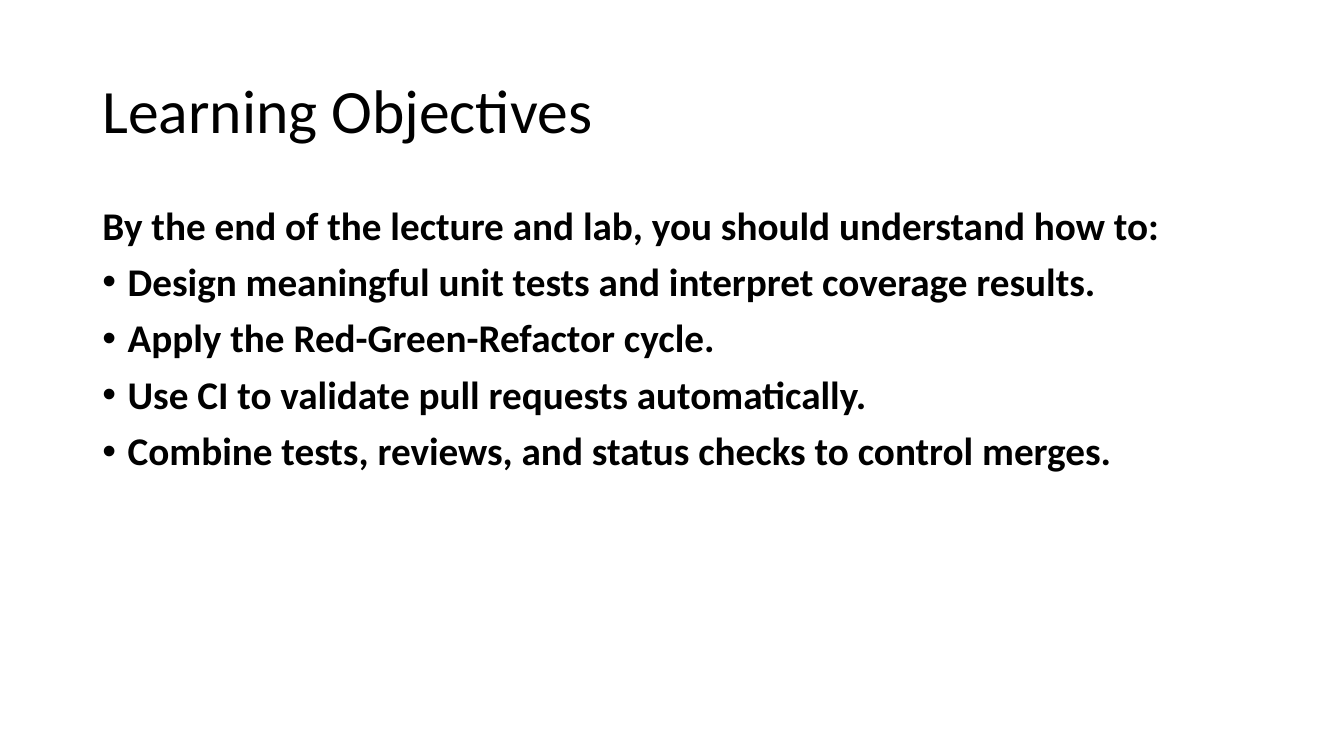
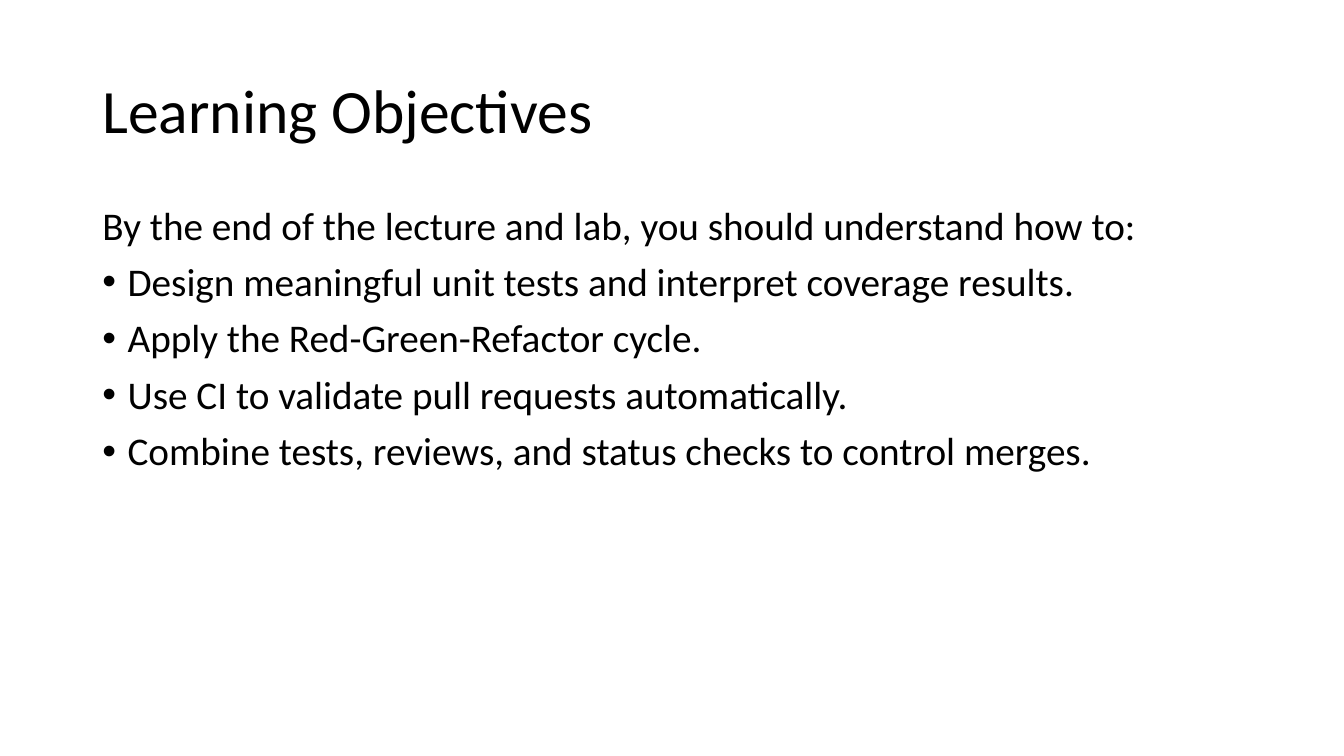
Before and after one commit to johnxu21/johnxu21.github.io, a slide deck: slide 5 of teaching/CS472/Timetable/Software-Testing-and-CI.pptx (slide 4 before the commit). Drawn at 1344x756 pixels with LibreOffice and Linux fonts; fonts in the diff are those of the drawing. Boxes give left, top, right and bottom in pixels: in the first picture for what was removed or moved away, otherwise in the second. Text is boxed around its words. In the diff, an @@ line names an element or a change of style, - is before the commit and + after.

```diff
--- a/teaching/CS472/Timetable/Software-Testing-and-CI.pptx
+++ b/teaching/CS472/Timetable/Software-Testing-and-CI.pptx
@@ text "By the end of the ..." at <box>102,212,1136,472</box>: bold off @@
```
Also in this commit, not shown: 4 other slides changed, 13 slides added, 11 slides removed, 3 other files.
